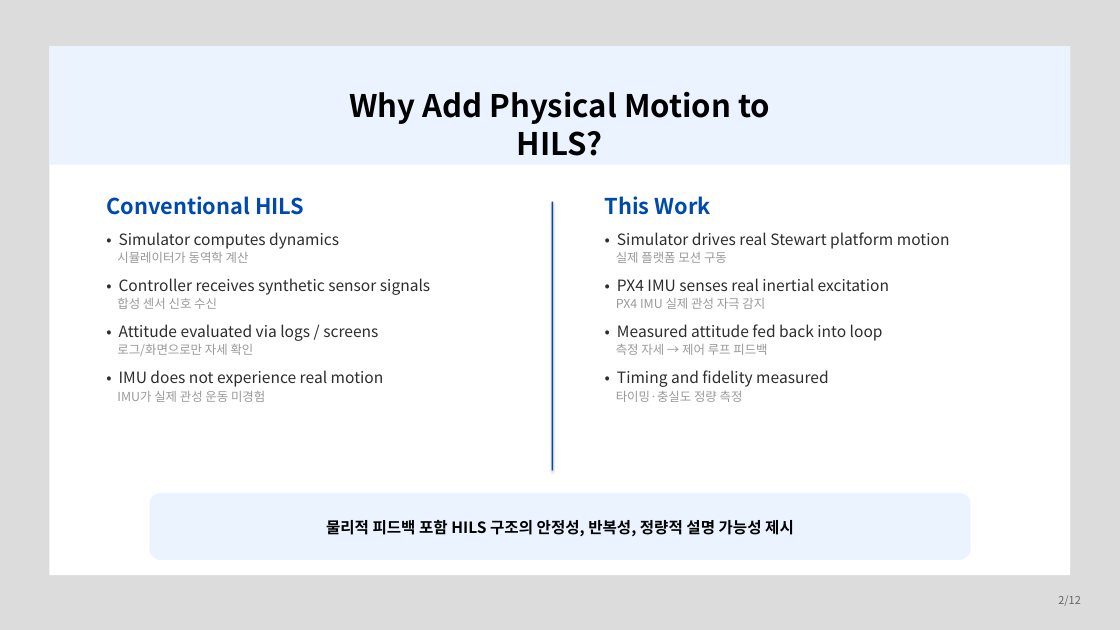
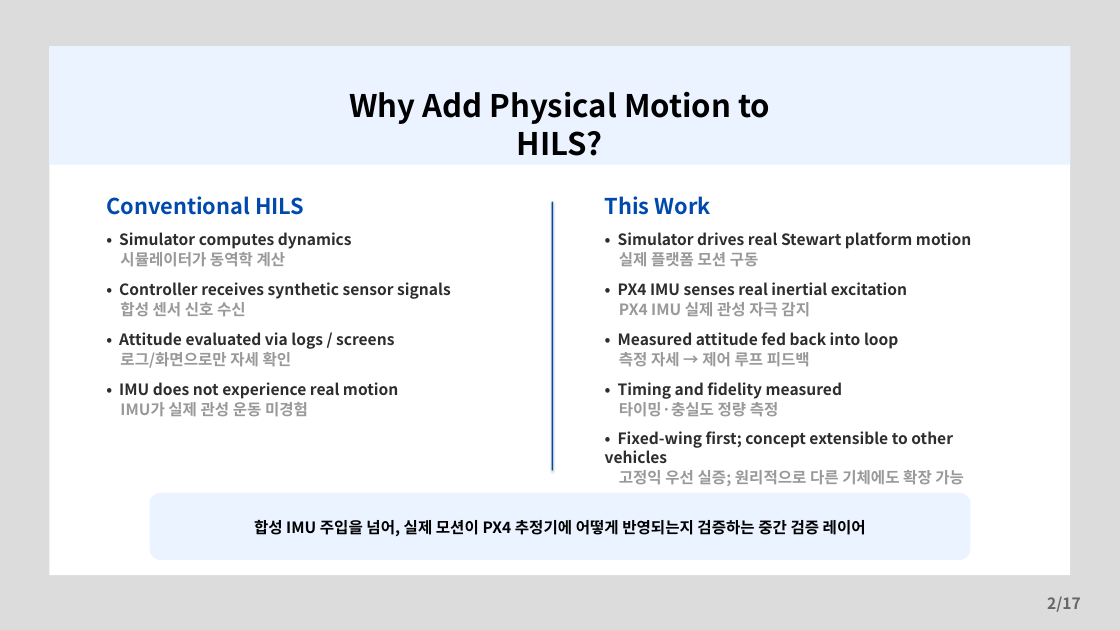
Before and after one commit to banana99ou/Stewart-Platform, a slide deck: slide 2 of presentation/KSAS_Spring2026_Presentation.pptx. Drawn at 1120x630 pixels with LibreOffice and Linux fonts; fonts in the diff are those of the drawing. Boxes give left, top, right and bottom in pixels: in the first picture for what was removed or moved away, otherwise in the second. Text is boxed around its words. In the diff, an @@ line names an element or a change of style, - is before the commit and + after.

```diff
--- a/presentation/KSAS_Spring2026_Presentation.pptx
+++ b/presentation/KSAS_Spring2026_Presentation.pptx
@@ text at [119, 232, 451, 417]: bold on; size 16 to 20 pt in "시뮬레이터가 동역학 계산", "합성 센서 신호 수신", "로그/화면으로만 자세 확인", "IMU가 실제 관성 운동 미경험" @@
@@ text at [618, 232, 971, 417]: bold on in "• Simulator drives real Stewart platform motion", "실제 플랫폼 모션 구동", "• PX4 IMU senses real inertial excitation", "PX4 IMU 실제 관성 자극 감지" and 4 more places; size 16 to 20 pt in "실제 플랫폼 모션 구동", "PX4 IMU 실제 관성 자극 감지", "측정 자세 → 제어 루프 피드백", "타이밍·충실도 정량 측정" @@
@@ text at [605, 431, 964, 486]: paragraphs added @@
+• Fixed-wing first; concept extensible to other vehicles
+고정익 우선 실증; 원리적으로 다른 기체에도 확장 가능
@@ text at [254, 520, 866, 536]: text changed @@
-물리적 피드백 포함 HILS 구조의 안정성, 반복성, 정량적 설명 가능성 제시
+합성 IMU 주입을 넘어, 실제 모션이 PX4 추정기에 어떻게 반영되는지 검증하는 중간 검증 레이어
@@ text at [1047, 596, 1081, 612]: text changed; size 14 to 20 pt; bold on @@
-2/12
+2/17
```
Also in this commit, not shown: 9 other slides changed, 7 slides added, 2 slides removed, 1 other file.
